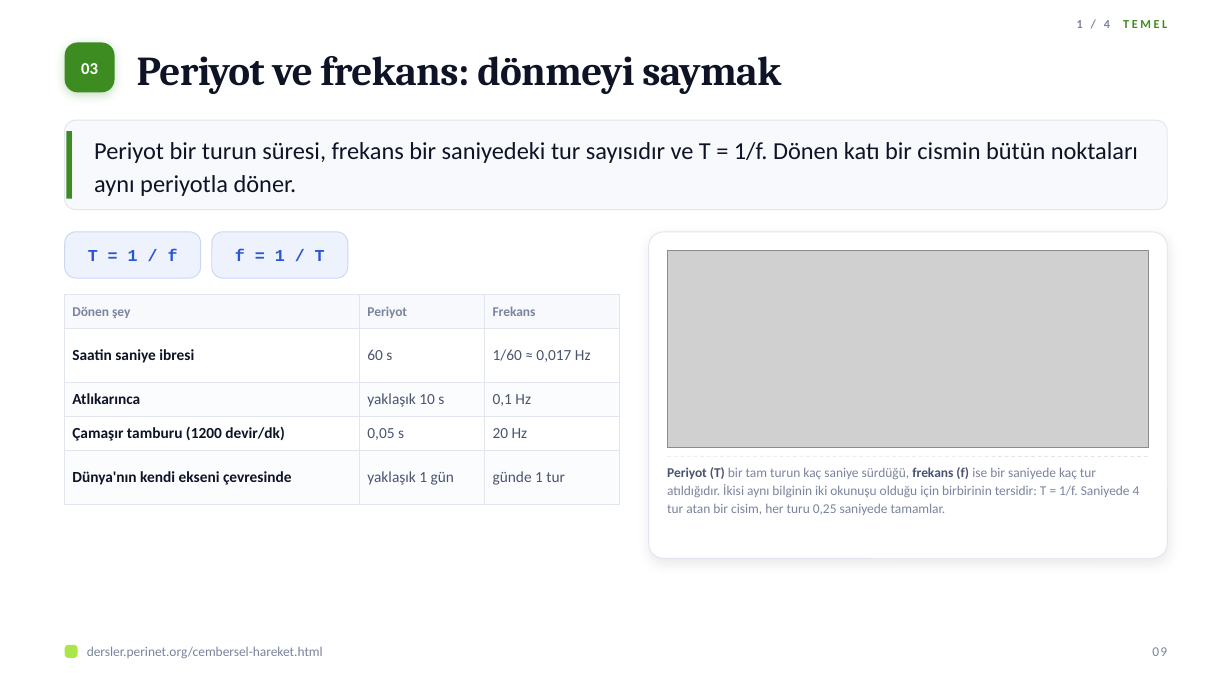
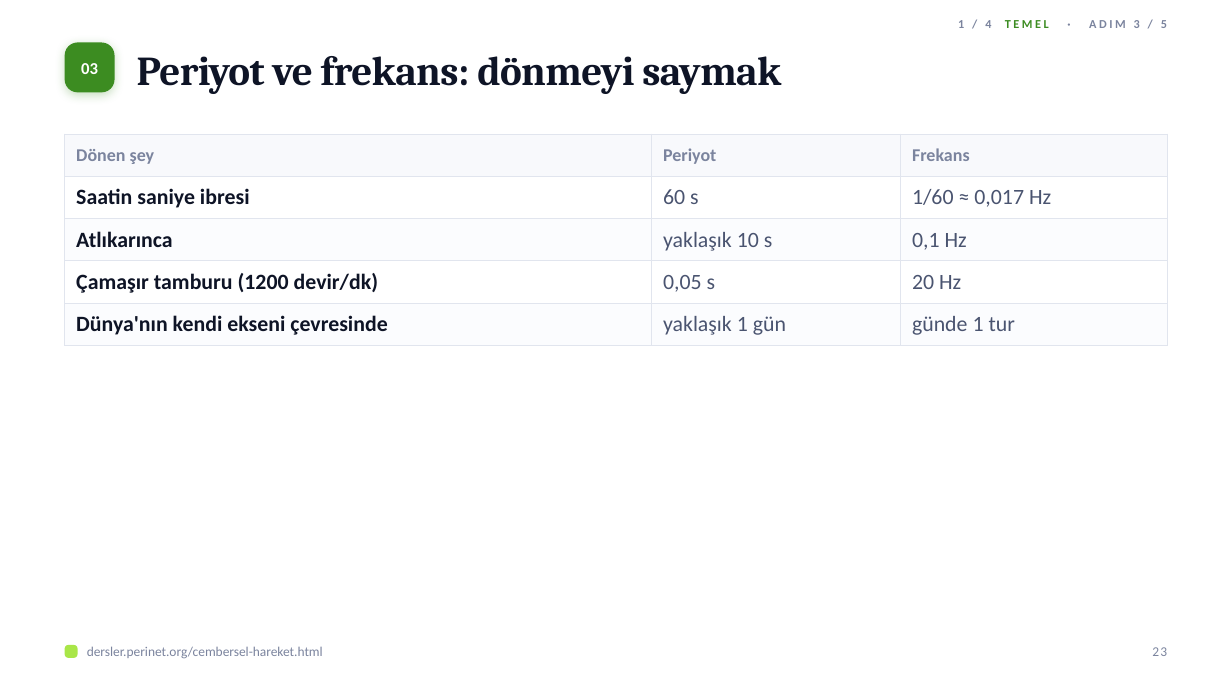
Before and after one commit to elestirmen/dersler, a slide deck: slide 23 of dist/sunum/cembersel-hareket.pptx (slide 9 before the commit). Drawn at 1232x693 pixels with LibreOffice and Linux fonts; fonts in the diff are those of the drawing; grey boxes stand for pictures. Boxes give left, top, right and bottom in pixels: in the first picture for what was removed or moved away, otherwise in the second. Text is boxed around its words. In the diff, an @@ line names an element or a change of style, - is before the commit and + after.

```diff
--- a/dist/sunum/cembersel-hareket.pptx
+++ b/dist/sunum/cembersel-hareket.pptx
@@ text at (958,20,1167,28): text changed; text colour #3C8C21 to #7B849E @@
-1 / 4 TEMEL
+1 / 4 TEMEL · ADIM 3 / 5
@@ table at (65,134,1167,339) @@
@@ size 10.5 to 14 pt in "Dönen şey", "Periyot", "Frekans" @@
@@ size 12 to 17 pt in "Saatin saniye ibresi", "60 s", "1/60 ≈ 0,017 Hz", "Atlıkarınca" and 8 more places @@
@@ table: place and size @@
-table at (65,295,618,489)
+table at (65,134,1167,339)
@@ rounded rectangle removed at (65,120,1167,210) @@
@@ rectangle removed at (67,131,72,199) @@
@@ text removed at (94,142,1138,196) @@
-Periyot bir turun süresi, frekans bir saniyedeki tur sayısıdır ve T = 1/f. Dönen katı bir cismin bütün noktaları aynı periyotla döner.
@@ rounded rectangle removed at (65,232,201,278) @@
@@ rounded rectangle removed at (212,232,348,278) @@
@@ rounded rectangle removed at (649,232,1167,558) @@
@@ text removed at (88,249,178,261) @@
-T = 1 / f
@@ text removed at (235,249,325,261) @@
-f = 1 / T
@@ picture removed at (667,250,1149,447) @@
@@ line removed from (667, 457) to (1149, 457) @@
@@ text removed at (667,467,1140,515) @@
-Periyot (T) bir tam turun kaç saniye sürdüğü, frekans (f) ise bir saniyede kaç tur atıldığıdır. İkisi aynı bilginin iki okunuşu olduğu için birbirinin tersidir: T = 1/f. Saniyede 4 tur atan bir cisim, her turu 0,25 saniyede tamamlar.
@@ text at (1152,647,1167,656): text changed @@
-09
+23
```
Also in this commit, not shown: 28 other slides changed, 92 slides added, 8 slides removed, 22 other files.
